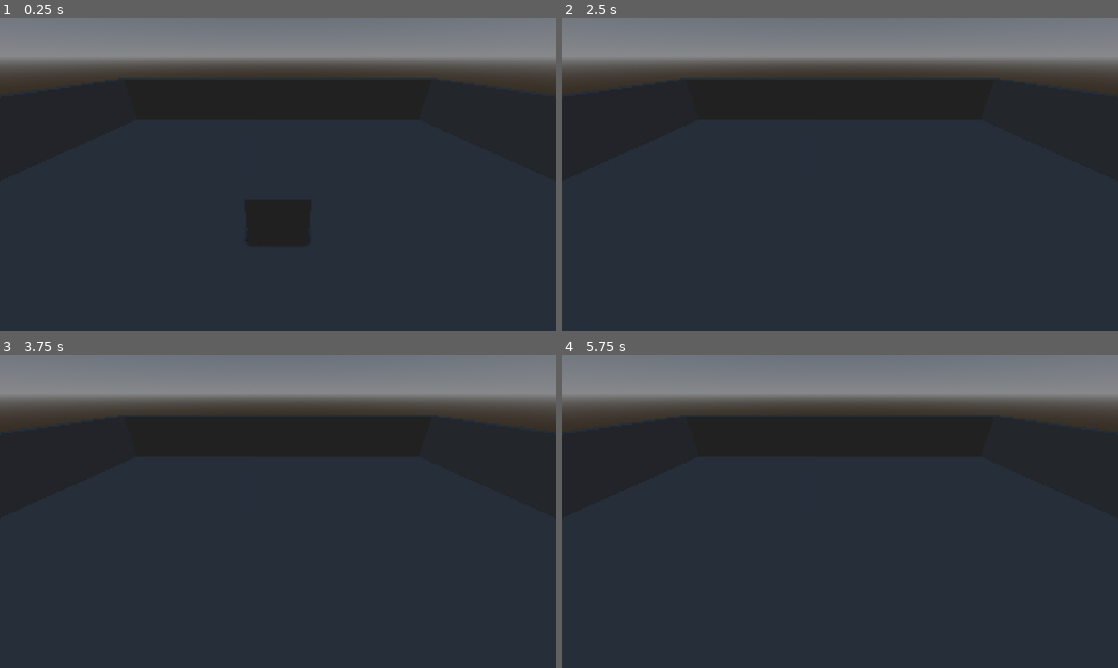
Above: before the commit, frames 1-4 (two rows, left to right).
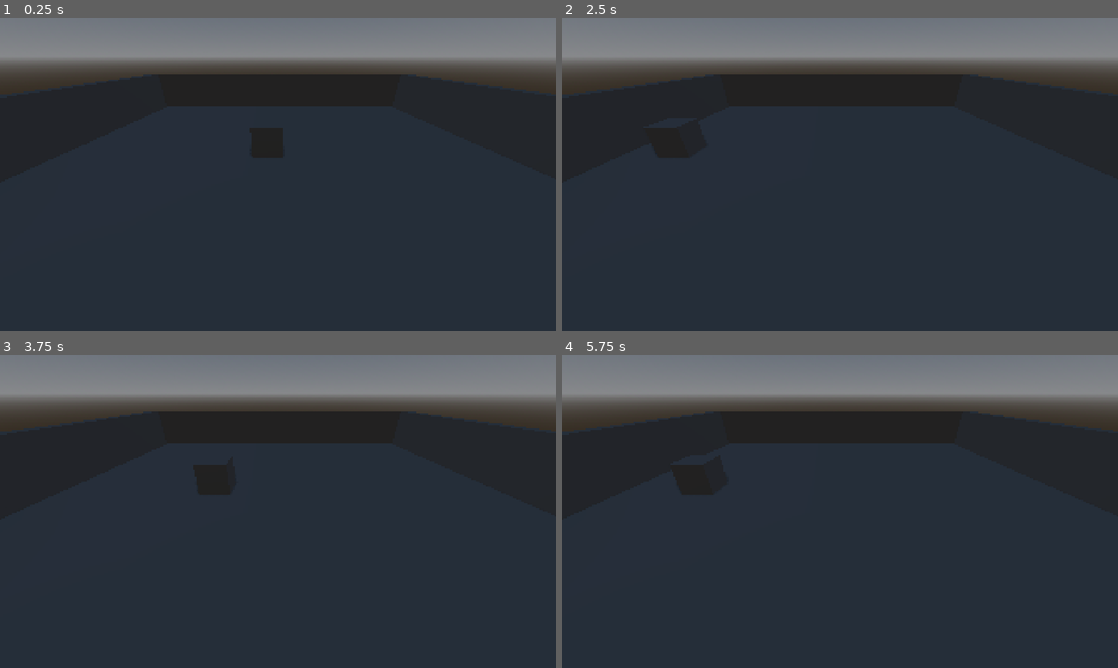
Above: after the commit, the same moments.

Repository: donmegamuffin/ASM
Game: Godot game, scene res://scenes/levels/level_testzone.tscn
The game is run twice, just before and just after one commit, with the same random seed, the same clock (stepped at 60 frames per second) and the same inputs. This scene is started directly instead of the project's main scene.
Inputs:
- Up to frame 1 (0.25 s): no input
- Up to frame 2 (2.5 s): tap Enter at 1.25 s; tap Space at 2 s
- Up to frame 3 (3.75 s): no input
- Up to frame 4 (5.75 s): tap Enter at 5 s

The runs differ from the first frame. In frame 1, 3.3% of the frame differs, in the area x 25-77%, y 18-73%; in frame 2, 1.7%; in frame 3, 1.9%; in frame 4, 1.9%.

Commit message:
JMP instructions fixed

Diff:
--- a/scenes/levels/level_testzone.tscn
+++ b/scenes/levels/level_testzone.tscn
@@ -56,4 +56,4 @@
 transform = Transform3D(1, 0, 0, 0, 1, 0, 0, 0, 1, 0, 0.570817, 0)
 
 [node name="Camera3D" type="Camera3D" parent="." unique_id=1299743347]
-transform = Transform3D(-4.371139e-08, -0.5, 0.8660254, 0, 0.8660254, 0.5, -1, 2.1855694e-08, -3.7855173e-08, 3.4, 2.9, 0)
+transform = Transform3D(-4.371139e-08, -0.5, 0.8660254, 0, 0.8660254, 0.5, -1, 2.1855694e-08, -3.7855173e-08, 6.5, 2.9, 0.1)
--- a/scripts/Assembly/cpu_component.gd
+++ b/scripts/Assembly/cpu_component.gd
@@ -186,22 +186,22 @@
 	ip = inst[1]
 
 func _op_JGT(inst):
-	ip = inst[3] if inst[1] > inst[2] else ip
+	ip = inst[3] if registers[inst[1]] > registers[inst[2]] else ip
 
 func _op_JLT(inst):
-	ip = inst[3] if inst[1] < inst[2] else ip
+	ip = inst[3] if registers[inst[1]] < registers[inst[2]] else ip
 
 func _op_JEQ(inst):
-	ip = inst[3] if inst[1] == inst[2] else ip
+	ip = inst[3] if registers[inst[1]] == registers[inst[2]] else ip
 
 func _op_JNE(inst):
-	ip = inst[3] if inst[1] != inst[2] else ip
+	ip = inst[3] if registers[inst[1]] != registers[inst[2]] else ip
 
 func _op_JGE(inst):
-	ip = inst[3] if inst[1] >= inst[2] else ip
+	ip = inst[3] if registers[inst[1]] >= registers[inst[2]] else ip
 
 func _op_JLE(inst):
-	ip = inst[3] if inst[1] <= inst[2] else ip
+	ip = inst[3] if registers[inst[1]] <= registers[inst[2]] else ip
 
 func _op_JAL(_inst):
 	push_error("_op_JAL Not implemented")
--- a/scripts/entities/test_physics_object.gd
+++ b/scripts/entities/test_physics_object.gd
@@ -4,11 +4,21 @@
 @onready var memory_component: MemoryComponent = %MemoryComponent
 @onready var simple_movement_component: MMSimpleMovementComponent = %SimpleMovementComponent
 
-var asm_script: String = "MAIN:
+var asm_script: String = "
+# Set memory location address
+ADD r2 r0 34		# r2 holds z-axis address
+ADD r3 r0 15		# r3 holds max speed
+NEG r4 r3		# r4 holds min speed
+INCREASE:
 	ADD r1 r1 1
-	ADD r2 r0 32
 	STR r1 r2
-	JMP MAIN	"
+	JLE r1 r3 INCREASE
+DECREASE:
+	SUB r1 r1 1
+	STR r1 r2
+	JGE r1 r4 DECREASE
+	JMP INCREASE"
+
 
 func _ready() -> void:
 	memory_component.resize(128)
@@ -20,6 +30,6 @@
 	cpu_component.load_program(code)
 	print(code.instructions)
 
-func _process(delta: float) -> void:
+func _process(_delta: float) -> void:
 	cpu_component.tick()
 	print(cpu_component.registers[1])
